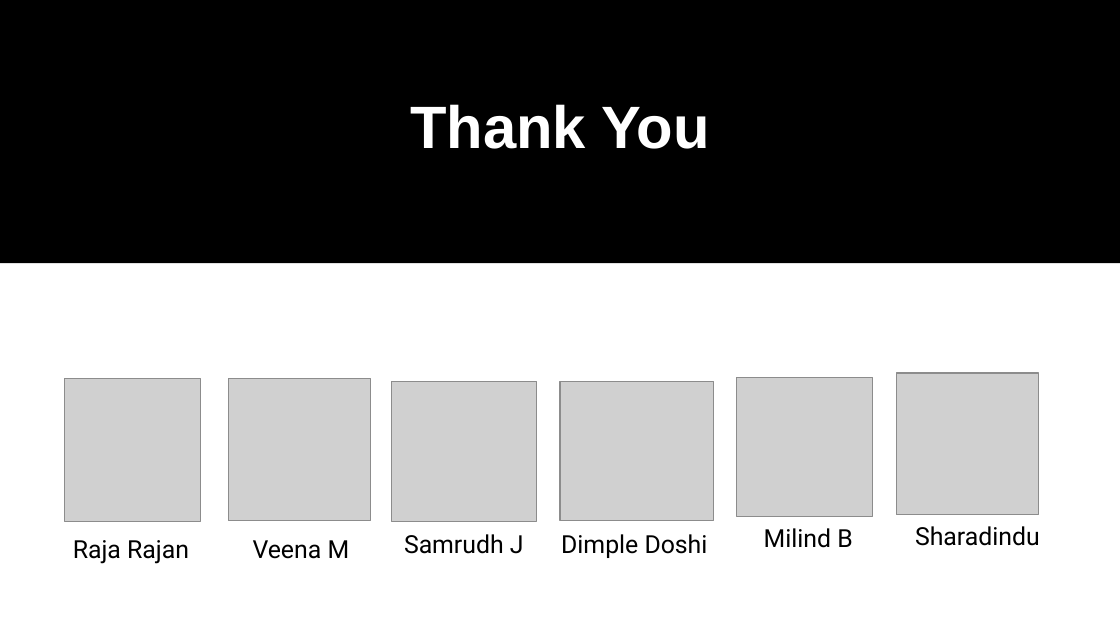
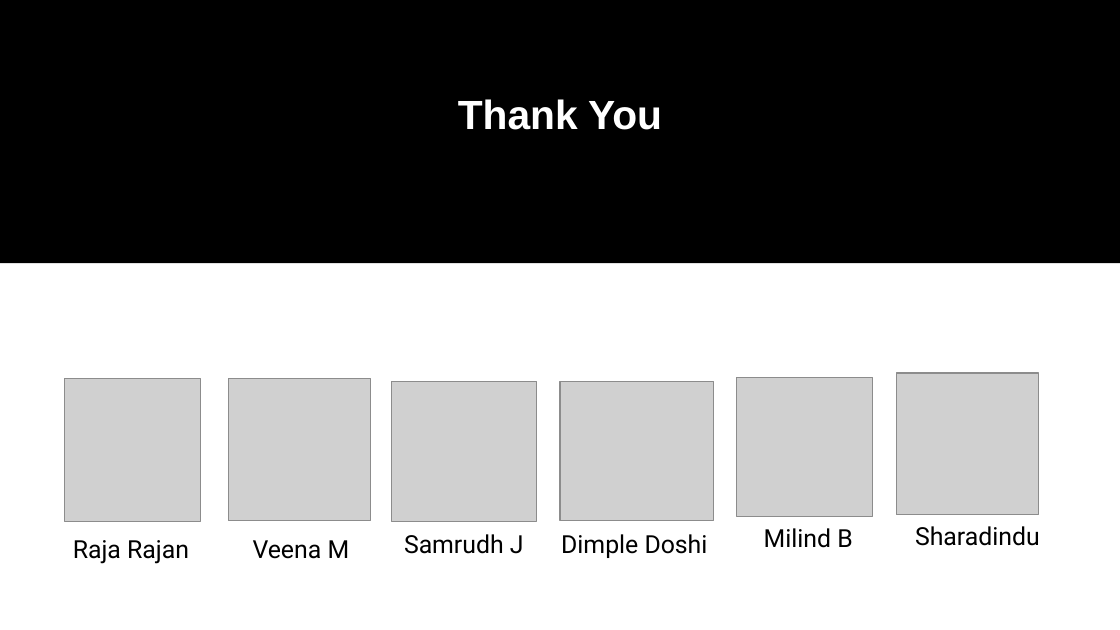
Before and after one commit to Bengaluru17/team-4, a slide deck: slide 9 of Kshamata.pptx. Drawn at 1120x630 pixels with LibreOffice and Linux fonts; fonts in the diff are those of the drawing; grey boxes stand for pictures. Boxes give left, top, right and bottom in pixels: in the first picture for what was removed or moved away, otherwise in the second. Text is boxed around its words. In the diff, an @@ line names an element or a change of style, - is before the commit and + after.

```diff
--- a/Kshamata.pptx
+++ b/Kshamata.pptx
@@ title "Thank You" at (458,99,662,130): size 38.4 to 26.2 pt; less space between paragraphs @@
```
Also in this commit, not shown: 4 other slides changed, 1 other file.
